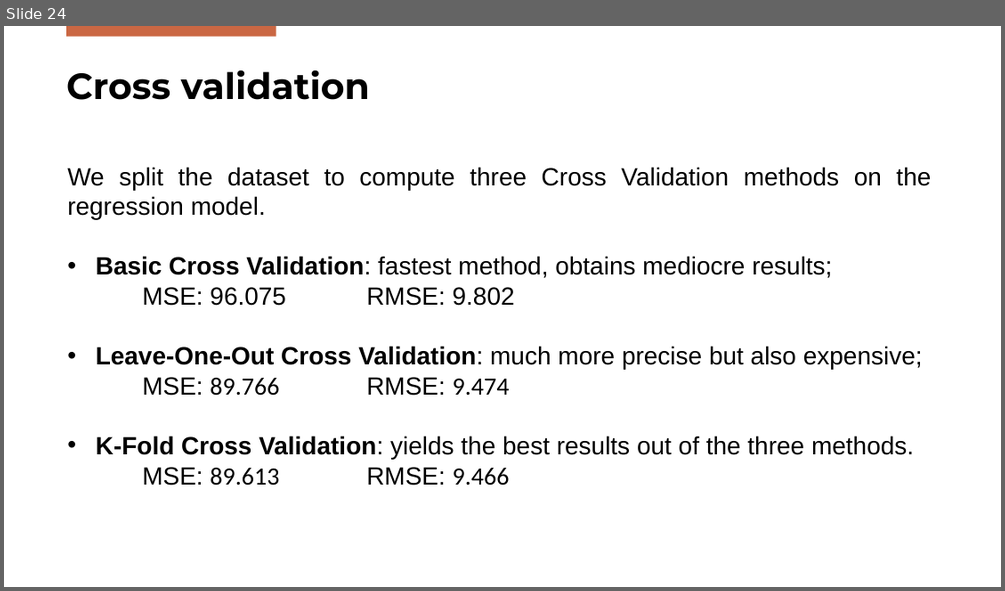
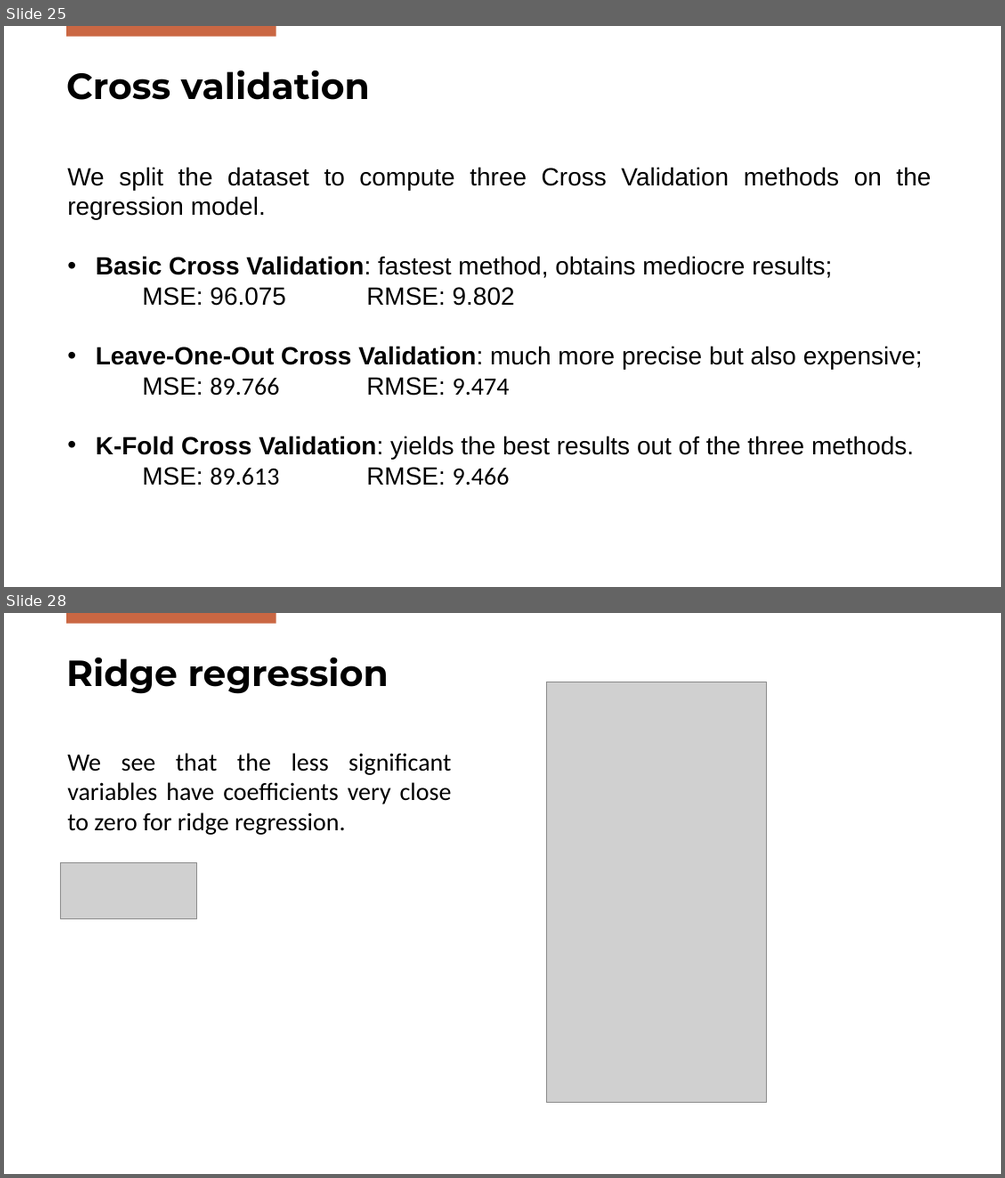
Before and after one commit to DanieleGotti/Food_Delivery_Time_Prediction, a slide deck: Presentazione_Gotti_Mazzoleni.pptx. Shown one above the other, each under a label of ours: slide 24 before the commit, slides 25 and 28 after it; the slides between them are not shown. The pictures are 1005x591 and 1005x1178 pixels, drawn with LibreOffice and Linux fonts; fonts in the diff are those of the drawing; grey boxes stand for pictures; background and template pictures are left out. Boxes give left, top, right and bottom in pixels: in the first picture for what was removed or moved away, otherwise in the second. Text is boxed around its words. In the diff, an @@ line names an element or a change of style, - is before the commit and + after.

```diff
--- a/Presentazione_Gotti_Mazzoleni.pptx
+++ b/Presentazione_Gotti_Mazzoleni.pptx
@@ slide 28 added at [4, 613, 1001, 1174], background #FFFFFF; not listed: 1 template element that a slide beside it also shows @@
@@ title added at [66, 657, 388, 694], 35 pt, text #000000, bold @@
+Ridge regression
@@ picture added at [546, 682, 767, 1103] @@
@@ text added at [67, 753, 452, 835], 24 pt, text #000000 @@
+We see that the less significant variables have coefficients very close to zero for ridge regression.
@@ picture added at [60, 862, 197, 919] @@
@@ what was slide 24 is now slide 25 @@
```
Also in this commit, not shown: 2 slides changed, 9 other slides added, 19 other files.
